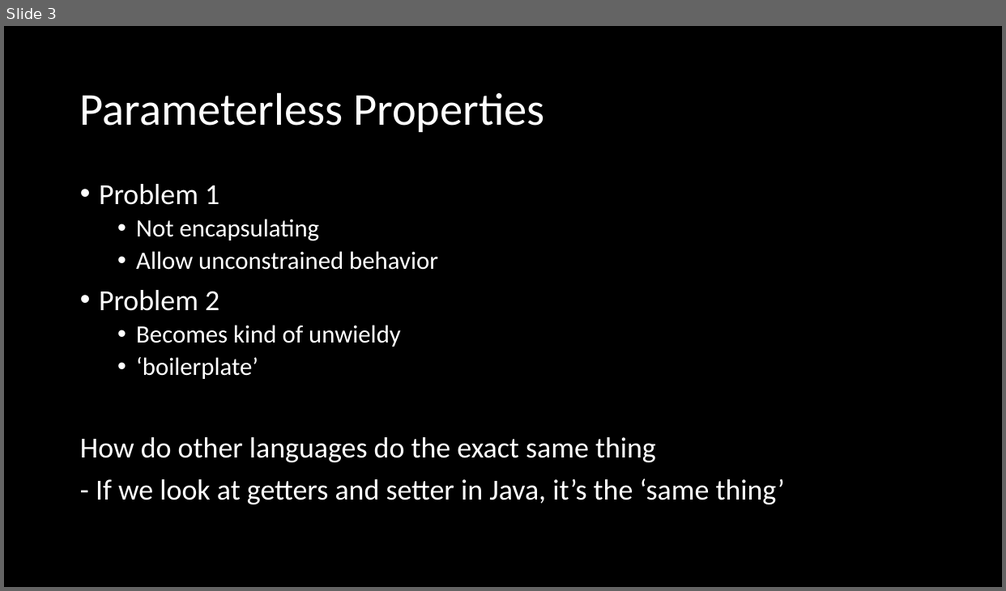
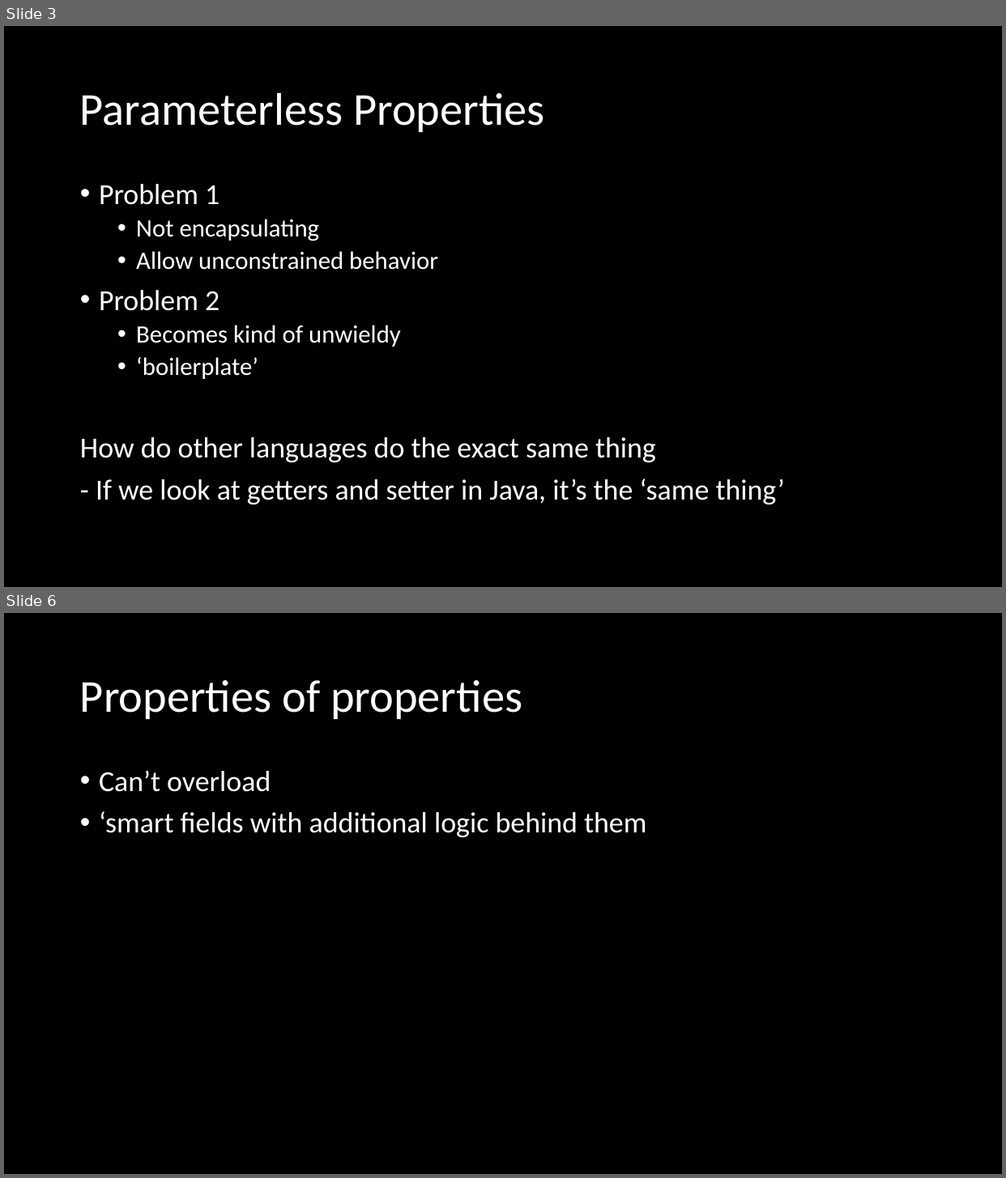
Before and after one commit to microsoft/Flash_University, a slide deck: CLR_via_CSharp/Chapter 10 - Properties/Properties.pptx. Shown one above the other, each under a label of ours: slide 3 before the commit, slides 3 and 6 after it; the slides between them are not shown. The pictures are 1006x591 and 1006x1178 pixels, drawn with LibreOffice and Linux fonts; fonts in the diff are those of the drawing. Boxes give left, top, right and bottom in pixels: in the first picture for what was removed or moved away, otherwise in the second. Text is boxed around its words. In the diff, an @@ line names an element or a change of style, - is before the commit and + after.

```diff
--- a/CLR_via_CSharp/Chapter 10 - Properties/Properties.pptx
+++ b/CLR_via_CSharp/Chapter 10 - Properties/Properties.pptx
@@ slide 6 added at <box>4,613,1002,1174</box>, background #000000 @@
@@ title added at <box>80,680,522,719</box>, 44 pt, text #FFFFFF @@
+Properties of properties
@@ text added at <box>99,771,646,837</box>, 28 pt, text #FFFFFF @@
+• Can’t overload
+• ‘smart fields with additional logic behind them
```
Also in this commit, not shown: 1 slide changed, 1 other slide added, 1 other file.
